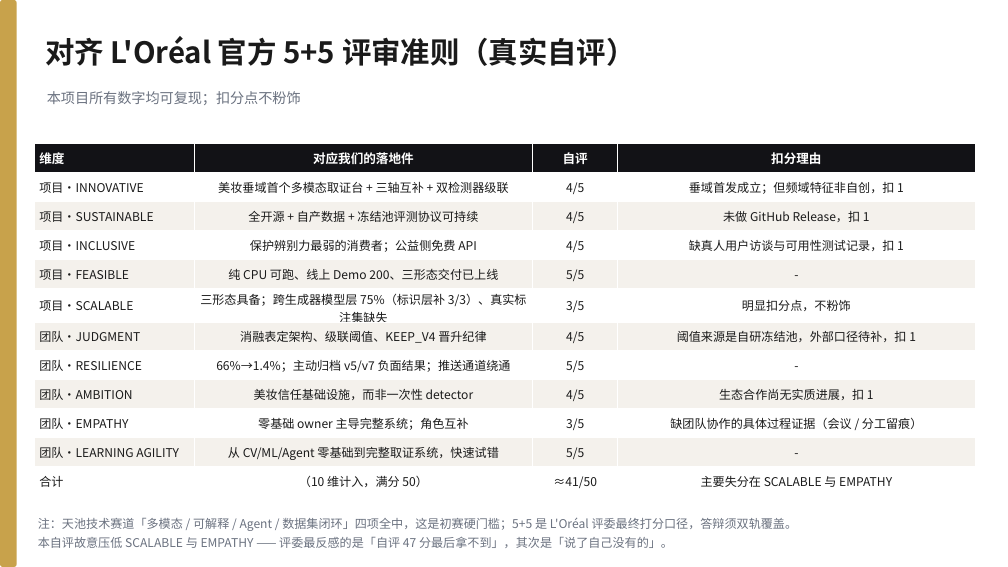
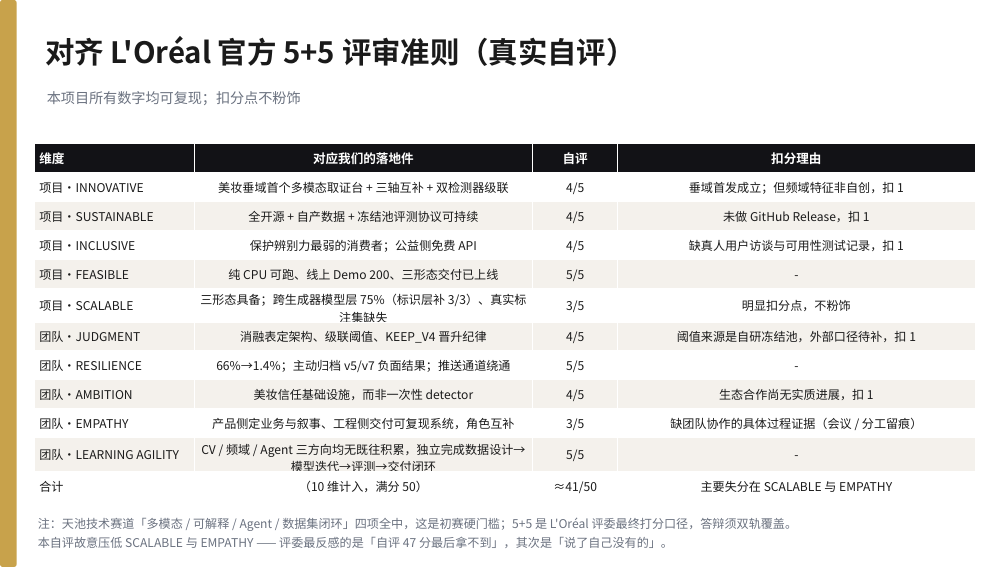
Before and after one commit to 566614/loreal-hackathon-beautyproof, a slide deck: slide 18 of docs/BeautyProof_答辩PPT.pptx. Drawn at 1008x567 pixels with LibreOffice and Linux fonts; fonts in the diff are those of the drawing. Boxes give left, top, right and bottom in pixels: in the first picture for what was removed or moved away, otherwise in the second. Text is boxed around its words. In the diff, an @@ line names an element or a change of style, - is before the commit and + after.

```diff
--- a/docs/BeautyProof_答辩PPT.pptx
+++ b/docs/BeautyProof_答辩PPT.pptx
@@ table at <box>34,144,975,497</box> @@
-row 10, column 2: 零基础 owner 主导完整系统；角色互补
+row 10, column 2: 产品侧定业务与叙事、工程侧交付可复现系统，角色互补
-row 11, column 2: 从 CV/ML/Agent 零基础到完整取证系统，快速试错
+row 11, column 2: CV / 频域 / Agent 三方向均无既往积累，独立完成数据设计→模型迭代→评测→交付闭环
```
Also in this commit, not shown: 1 other slide changed, 7 other files.
